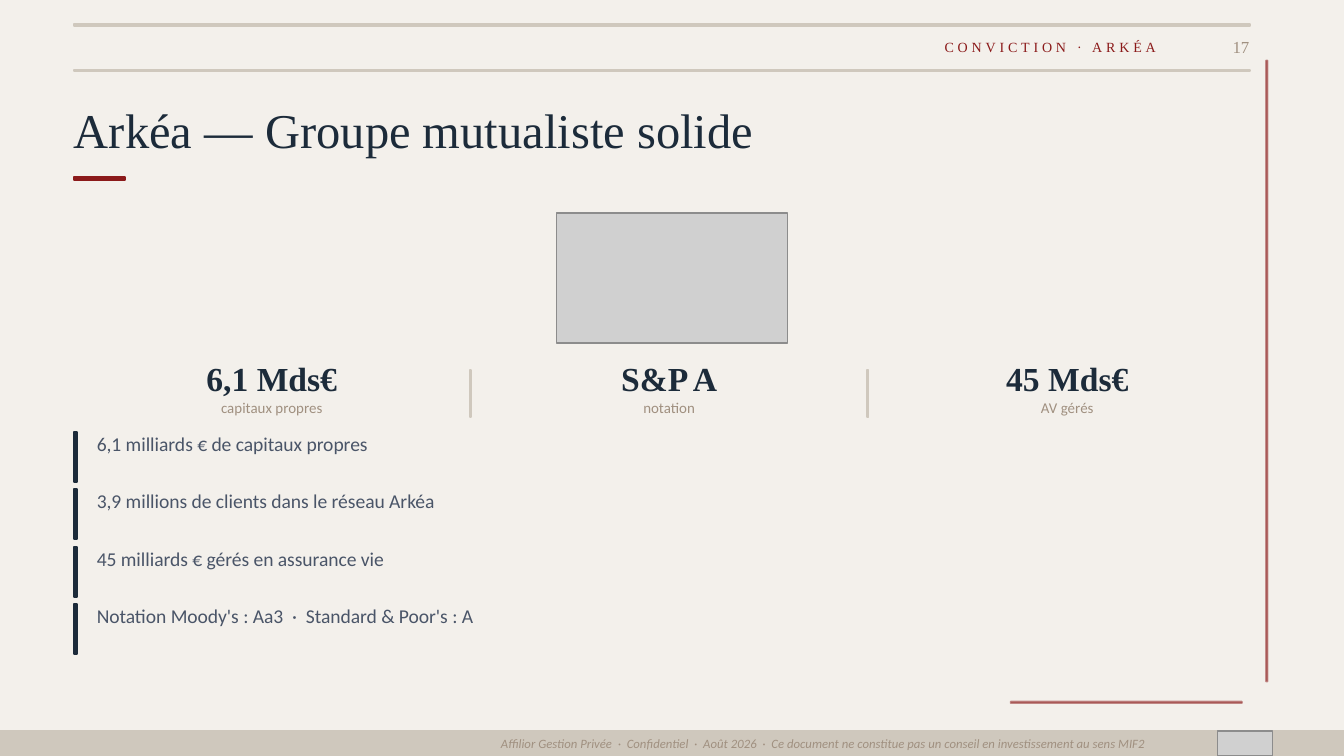
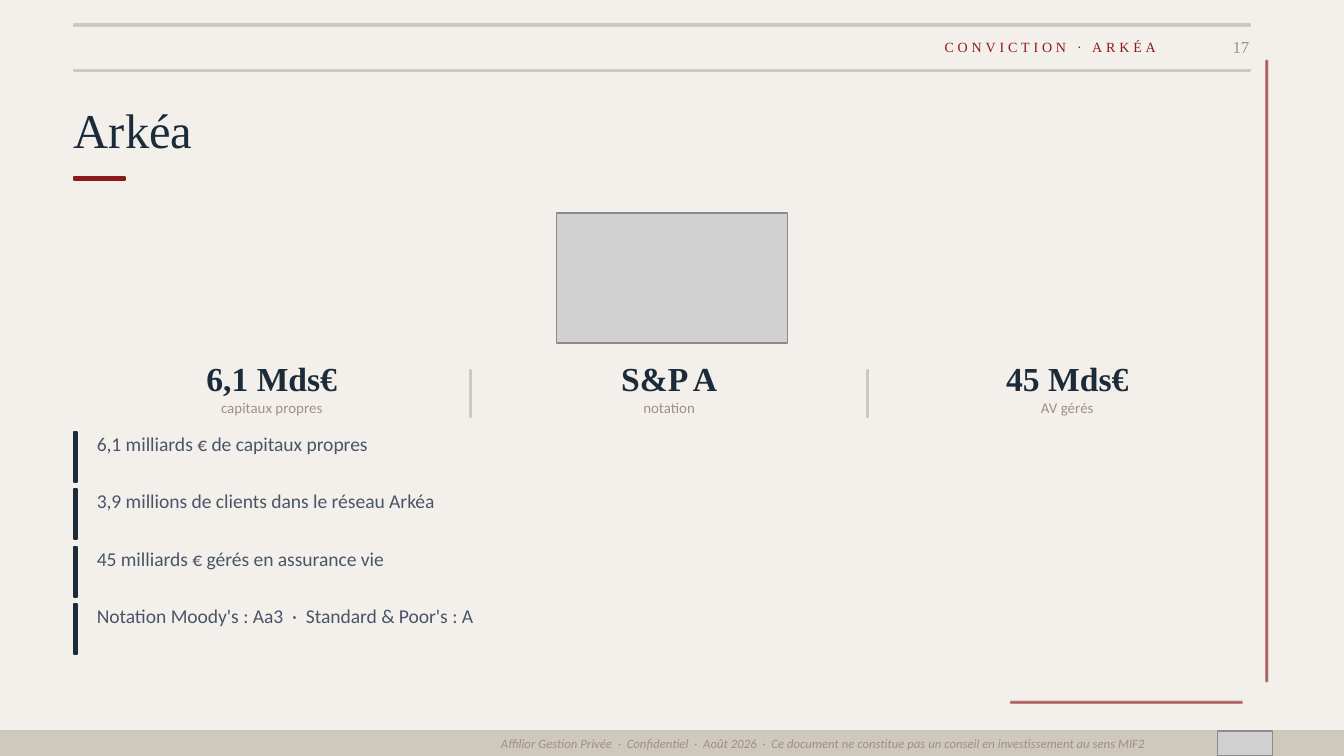
Before and after one commit to fififi1717/mkgt, a slide deck: slide 17 of Bibe_Def.pptx. Drawn at 1344x756 pixels with LibreOffice and Linux fonts; fonts in the diff are those of the drawing; grey boxes stand for pictures. Boxes give left, top, right and bottom in pixels: in the first picture for what was removed or moved away, otherwise in the second. Text is boxed around its words. In the diff, an @@ line names an element or a change of style, - is before the commit and + after.

```diff
--- a/Bibe_Def.pptx
+++ b/Bibe_Def.pptx
@@ text at (74,114,192,149): text changed @@
-Arkéa — Groupe mutualiste solide
+Arkéa
```
Also in this commit, not shown: 11 other slides changed.
